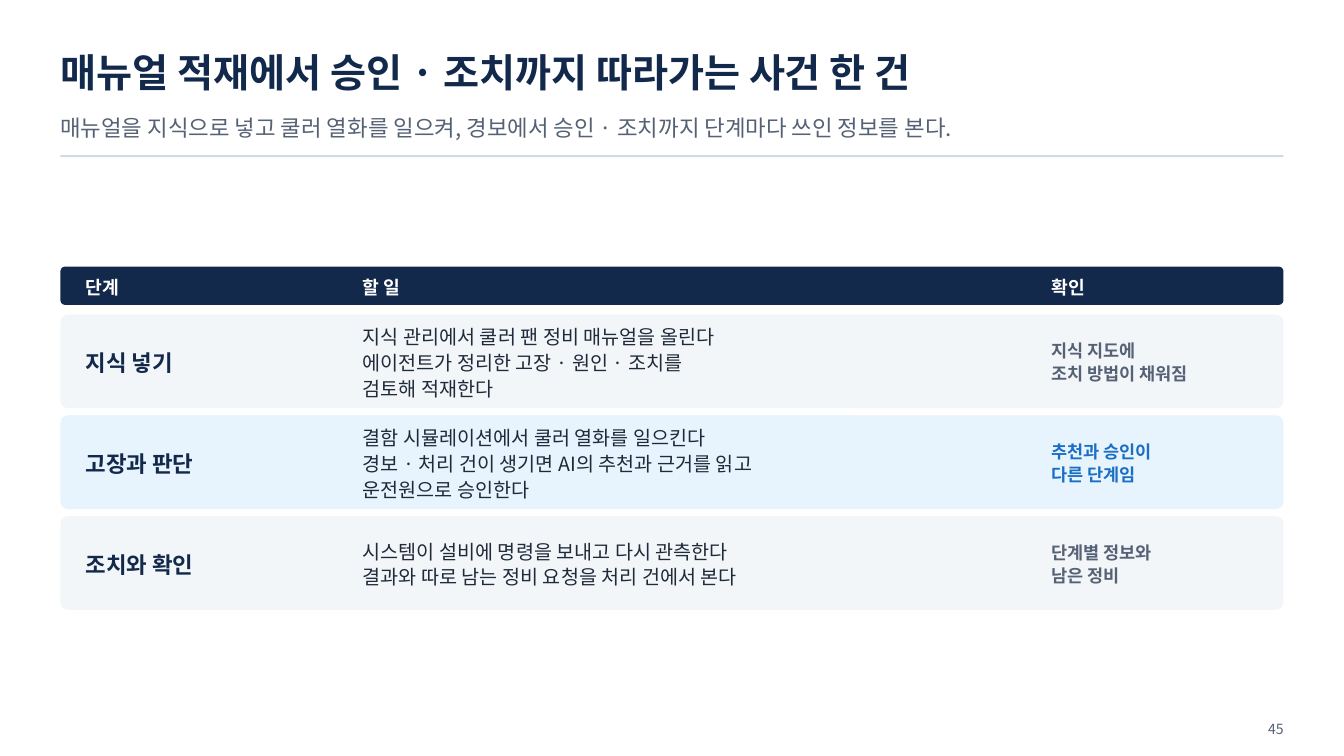
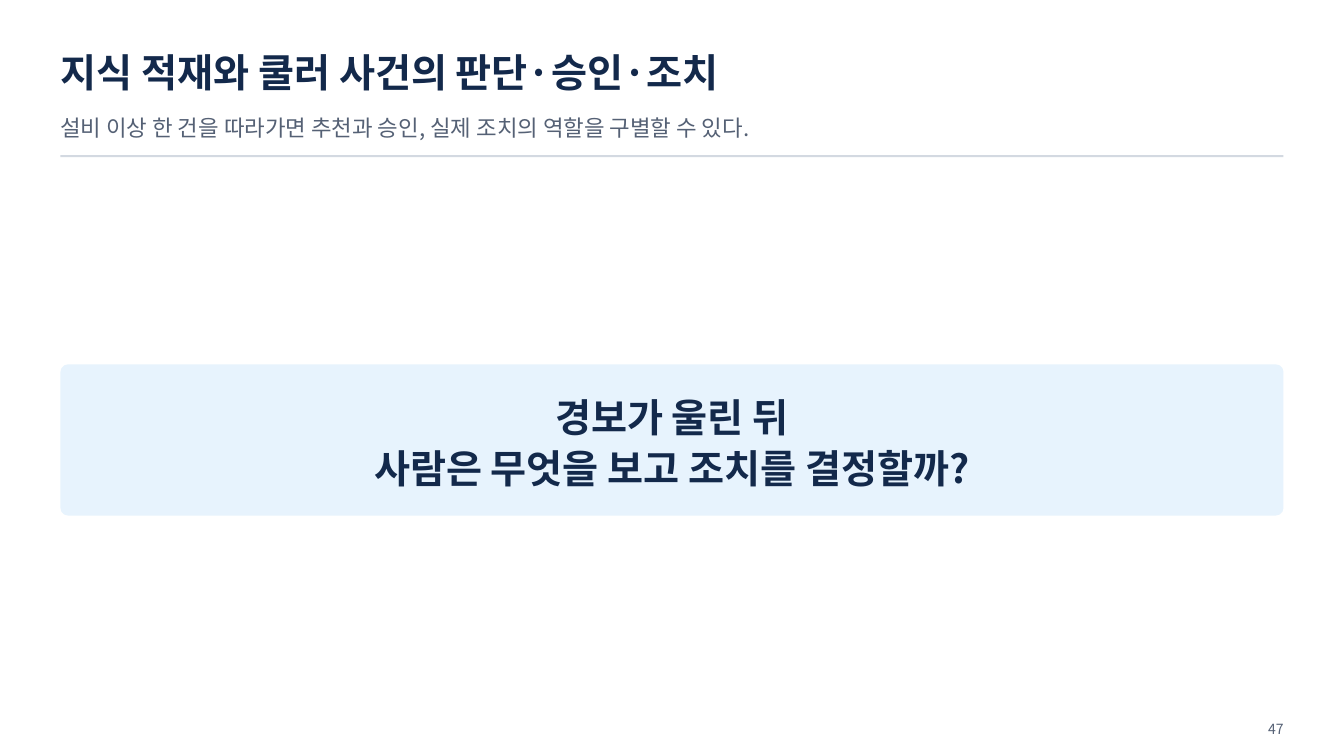
Before and after one commit to uengine-oss/hyd-iot-edu, a slide deck: slide 47 of workspace/강의제작/산출물/실전반/이론/01회차/실전반_01일차.pptx (slide 45 before the commit). Drawn at 1344x756 pixels with LibreOffice and Linux fonts; fonts in the diff are those of the drawing. Boxes give left, top, right and bottom in pixels: in the first picture for what was removed or moved away, otherwise in the second. Text is boxed around its words. In the diff, an @@ line names an element or a change of style, - is before the commit and + after.

```diff
--- a/workspace/강의제작/산출물/실전반/이론/01회차/실전반_01일차.pptx
+++ b/workspace/강의제작/산출물/실전반/이론/01회차/실전반_01일차.pptx
@@ text at [60, 54, 718, 91]: text changed @@
-매뉴얼 적재에서 승인 · 조치까지 따라가는 사건 한 건
+지식 적재와 쿨러 사건의 판단·승인·조치
@@ text at [60, 117, 750, 140]: text changed @@
-매뉴얼을 지식으로 넣고 쿨러 열화를 일으켜, 경보에서 승인 · 조치까지 단계마다 쓰인 정보를 본다.
+설비 이상 한 건을 따라가면 추천과 승인, 실제 조치의 역할을 구별할 수 있다.
@@ rounded rectangle removed at [60, 266, 1284, 304] @@
@@ text removed at [86, 278, 119, 296] @@
-단계
@@ text removed at [363, 278, 401, 296] @@
-할 일
@@ text removed at [1051, 278, 1084, 296] @@
-확인
@@ rounded rectangle removed at [60, 315, 1284, 408] @@
@@ text removed at [363, 327, 714, 398] @@
-지식 관리에서 쿨러 팬 정비 매뉴얼을 올린다
-에이전트가 정리한 고장 · 원인 · 조치를
-검토해 적재한다
@@ text removed at [86, 352, 173, 373] @@
-지식 넣기
@@ text removed at [1051, 342, 1188, 382] @@
-지식 지도에
-조치 방법이 채워짐
@@ rounded rectangle: place and size @@
-rounded rectangle at [60, 415, 1284, 509]
+rounded rectangle at [60, 365, 1284, 516]
@@ rounded rectangle at [60, 365, 1284, 516]: proportions changed @@
@@ text added at [374, 399, 970, 487], 28 pt, text #13294B, bold @@
+경보가 울린 뒤
+사람은 무엇을 보고 조치를 결정할까?
@@ text removed at [363, 428, 752, 499] @@
-결함 시뮬레이션에서 쿨러 열화를 일으킨다
-경보 · 처리 건이 생기면 AI의 추천과 근거를 읽고
-운전원으로 승인한다
@@ text removed at [1051, 443, 1152, 483] @@
-추천과 승인이
-다른 단계임
@@ text removed at [86, 453, 193, 474] @@
-고장과 판단
@@ rounded rectangle removed at [60, 516, 1284, 610] @@
@@ text removed at [86, 554, 193, 575] @@
-조치와 확인
@@ text removed at [363, 542, 737, 586] @@
-시스템이 설비에 명령을 보내고 다시 관측한다
-결과와 따로 남는 정비 요청을 처리 건에서 본다
@@ text removed at [1051, 544, 1152, 584] @@
-단계별 정보와
-남은 정비
@@ text at [1268, 723, 1284, 734]: text changed @@
-45
+47
```
Also in this commit, not shown: 55 other slides changed, 3 slides added, 52 other files.
